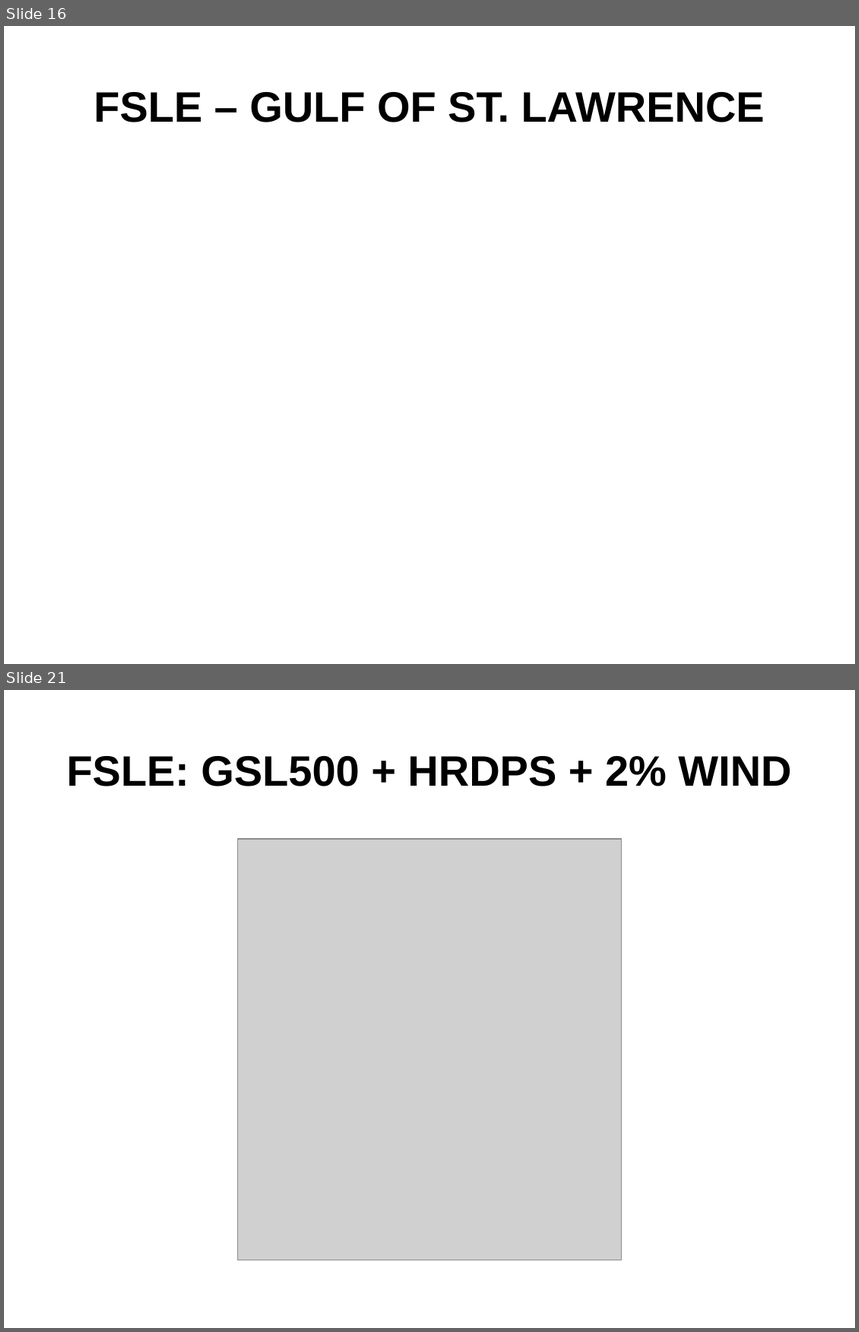
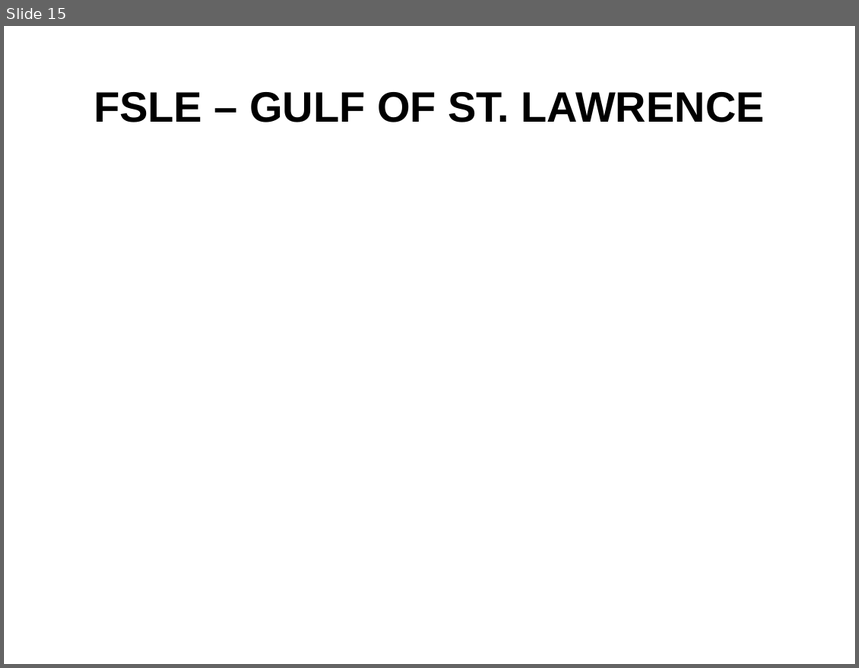
Before and after one commit to nsoontie/velocity-error, a slide deck: presentations/MOI-CONCEPTS-2021/Soontiens_Sutherland_drift_DFO-MOI.pptx. Shown one above the other, each under a label of ours: slides 16 and 21 before the commit, slide 15 after it; the slides between them are not shown. The pictures are 859x1332 and 859x668 pixels, drawn with LibreOffice and Linux fonts; fonts in the diff are those of the drawing; grey boxes stand for pictures; background and template pictures are left out. Boxes give left, top, right and bottom in pixels: in the first picture for what was removed or moved away, otherwise in the second. Text is boxed around its words. In the diff, an @@ line names an element or a change of style, - is before the commit and + after.

```diff
--- a/presentations/MOI-CONCEPTS-2021/Soontiens_Sutherland_drift_DFO-MOI.pptx
+++ b/presentations/MOI-CONCEPTS-2021/Soontiens_Sutherland_drift_DFO-MOI.pptx
@@ slide 21 removed at <box>4,690,855,1328</box>, background picture (left out) @@
@@ title removed at <box>66,756,791,787</box> @@
-FSLE: GSL500 + HRDPS + 2% WIND
@@ picture removed at <box>238,839,621,1260</box> @@
@@ what was slide 16 is now slide 15 @@
```
Also in this commit, not shown: 6 slides changed, 2 slides added, 3 other slides removed.
